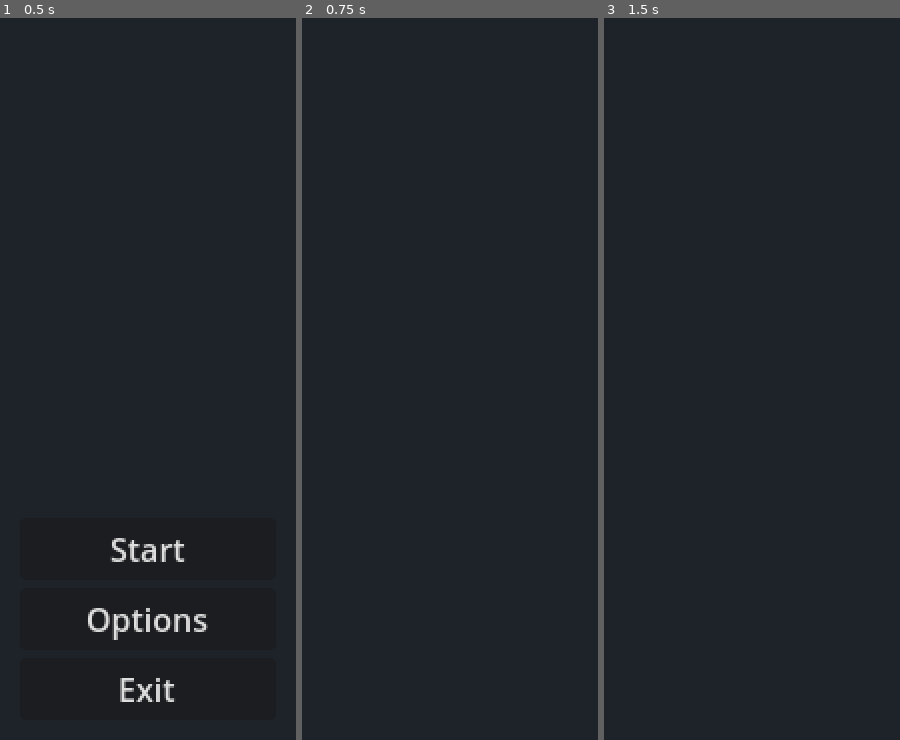
Above: before the commit, frames 1-3 (left to right).
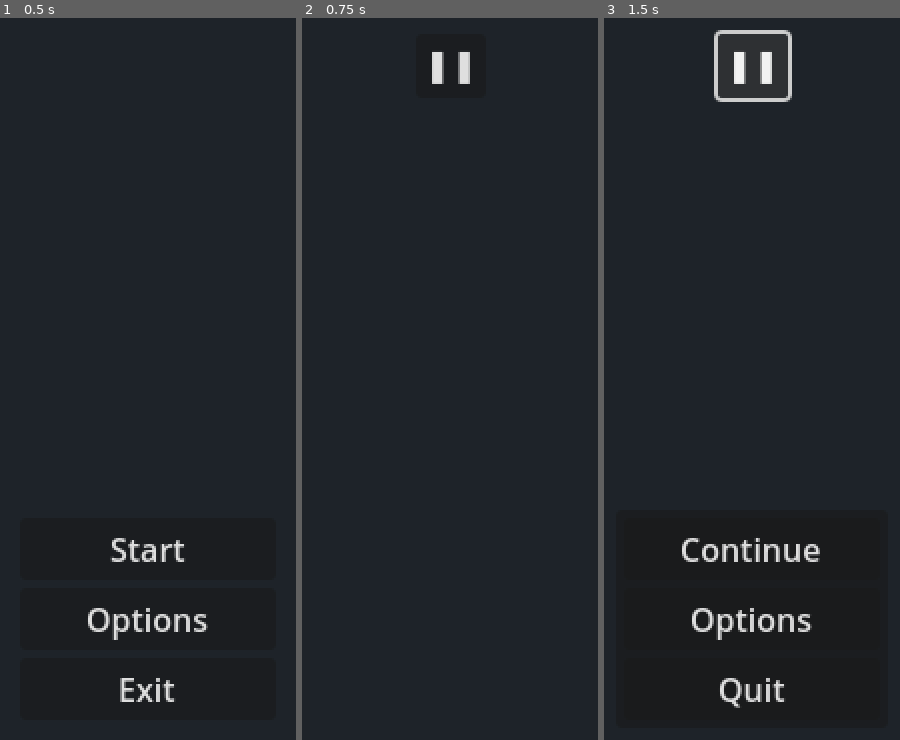
Above: after the commit, the same moments.

Repository: cyber-amr/kalam-katheeb
Game: Godot game, scene res://scenes/main_menu.tscn
Same seed, same stepped clock (60 frames per second), same inputs: the game is played once before the commit and once after it.
Inputs (mouse positions are in pixels of both pictures, inside the frame that each line leads up to):
- Up to frame 1 (0.5 s): no input
- Up to frame 2 (0.75 s): click "Start" at 0.5 s
- Up to frame 3 (1.5 s): click (752, 68) at 1.25 s, where only the run after the commit has a clickable "❚❚"

Frame 1 is identical in both runs. In frame 2, 0.4% of the frame differs, in the area x 43-57%, y 4-10%; in frame 3, 2.7%, in the area x 26-73%, y 1-96%.

Commit message:
setup inital environment

Diff:
--- a/scenes/realm.tscn
+++ b/scenes/realm.tscn
@@ -1,3 +1,43 @@
-[gd_scene format=3 uid="uid://btwaia2bbel8"]
+[gd_scene load_steps=7 format=3 uid="uid://btwaia2bbel8"]
+
+[ext_resource type="PackedScene" uid="uid://jedrohy0x1j1" path="res://scenes/client.tscn" id="1_nl1pg"]
+
+[sub_resource type="Environment" id="Environment_vokm1"]
+background_energy_multiplier = 0.0
+
+[sub_resource type="StandardMaterial3D" id="StandardMaterial3D_7uory"]
+shading_mode = 2
+albedo_color = Color(0.2, 0.2, 0.2, 1)
+
+[sub_resource type="CylinderMesh" id="CylinderMesh_tjyjq"]
+material = SubResource("StandardMaterial3D_7uory")
+top_radius = 10.0
+height = 1.0
+
+[sub_resource type="StandardMaterial3D" id="StandardMaterial3D_87aka"]
+shading_mode = 2
+albedo_color = Color(0.2, 0.133333, 0.133333, 1)
+
+[sub_resource type="CylinderMesh" id="CylinderMesh_7s83e"]
+material = SubResource("StandardMaterial3D_87aka")
+top_radius = 1.0
+bottom_radius = 0.0
+height = 0.75
 
 [node name="realm" type="Node"]
+
+[node name="WorldEnvironment" type="WorldEnvironment" parent="."]
+environment = SubResource("Environment_vokm1")
+
+[node name="StaticBody3D" type="Node3D" parent="."]
+
+[node name="ground" type="MeshInstance3D" parent="StaticBody3D"]
+transform = Transform3D(1, 0, 0, 0, 1, 0, 0, 0, 1, 0, -0.5, 0)
+mesh = SubResource("CylinderMesh_tjyjq")
+skeleton = NodePath("../..")
+
+[node name="table" type="MeshInstance3D" parent="StaticBody3D"]
+transform = Transform3D(1, 0, 0, 0, 1, 0, 0, 0, 1, 0, 0.375, 0)
+mesh = SubResource("CylinderMesh_7s83e")
+
+[node name="client" parent="." instance=ExtResource("1_nl1pg")]
